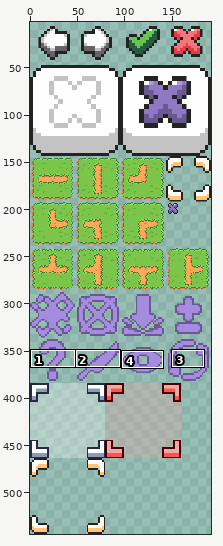
Two versions of one sprite sheet, assets/graphics/sprites/gui.png. The picture above shows the old version from afar; the outline marks the close-up.
Close-up. Before the commit:
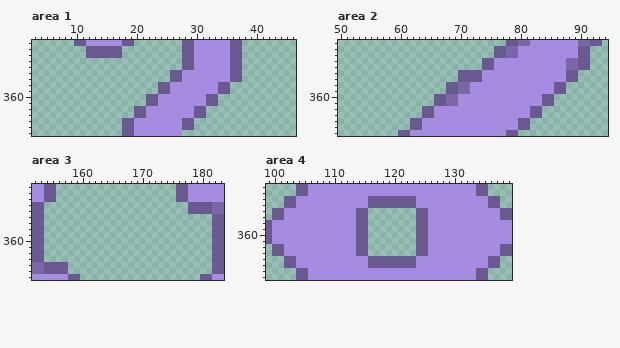
The file is 192x544 pixels. Colours within 5 levels of each other are drawn and written as one. Shown: area 1: x 3..46, y 351..366; area 2: x 50..94, y 351..366; area 3: x 152..183, y 351..366; area 4: x 99..139, y 352..367. The wide view leaves out empty margins. The commit also changed other parts of the picture, which this record leaves out.
After the commit:
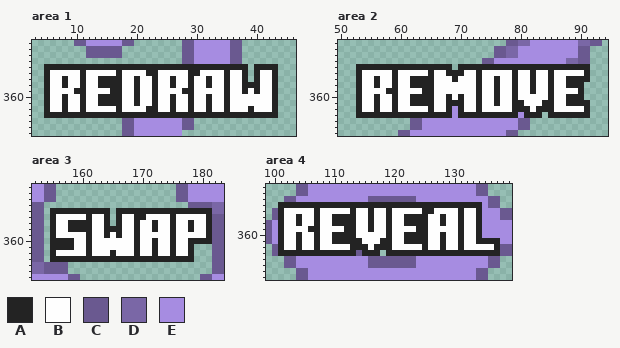
Palette (. is transparent): A #232323  B #fefefe  C #6a5990  D #7a67a6  E #a68ce1
What changed:
Changed rows in their new state; - is an unchanged pixel.
Area 1:
first column x 5:
355 AAAAAAAAAAAAAAAAAAAAAAAAAAAAAAAAAA-AAAA
356 ABBBBBABBBBBABBBBAABBBBBAABBBBABBA-ABBA
357 ABBABBABBAAAABBABBABBABBABBABBABBA-ABBA
358 ABBABBABBAAAABBABBABBABBABBABBABBAAABBA
359 ABBBBAABBBBAABBABBABBBBAABBBBBABBABABBA
360 ABBABBABBAAAABBABBABBABBABBABBABBBBBBBA
361 ABBABBABBAAAABBABBABBABBABBABBABBBBBBBA
362 ABBABBABBBBBABBBBAABBABBABBABBABBBABBBA
363 AAAAAAAAAAAAAAAAAAAAAAAAAAAAAAAAAAAAAAA
Area 2:
first column x 53:
355 AAAAAAAAAAAAAAAA-AAAAAAAAAAAAAAAAAAAAAA
356 ABBBBBABBBBBABBAAABBABBBBBABBABBABBBBBA
357 ABBABBABBAAAABBBABBBABBABBABBABBABBAAAA
358 ABBABBABBAAAABBBBBBBABBABBABBABBABBAAA-
359 ABBBBAABBBBAABBBBBBBABBABBABBABBABBBBA-
360 ABBABBABBAAAABBABABBABBABBABBBBBABBAAA-
361 ABBABBABBAAAABBAAABBABBABBAABBBAABBAAAA
362 ABBABBABBBBBABBA-ABBABBBBBAAABAAABBBBBA
363 AAAAAAAAAAAAAAAA-AAAAAAAAAA-AAA-AAAAAAA
Area 3:
first column x 155:
355 AAAAAAAAAA-AAAAAAAAAAAAAAAA
356 ABBBBBABBA-ABBAABBBBABBBBBA
357 ABBAAAABBA-ABBABBABBABBABBA
358 ABBAAAABBAAABBABBABBABBABBA
359 ABBBBBABBABABBABBBBBABBBBBA
360 AAAABBABBBBBBBABBABBABBAAAA
361 AAAABBABBBBBBBABBABBABBA---
362 ABBBBBABBBABBBABBABBABBA---
363 AAAAAAAAAAAAAAAAAAAAAAAA---
Area 4:
first column x 101:
355 AAAAAAAAAAAAAAAAAAAAAAAAAAAAAAAAAA---
356 ABBBBBABBBBBABBABBABBBBBAABBBBABBA---
357 ABBABBABBAAAABBABBABBAAAABBABBABBA---
358 ABBABBABBAAAABBABBABBAAAABBABBABBA---
359 ABBBBAABBBBAABBABBABBBBAABBBBBABBA---
360 ABBABBABBAAAABBBBBABBAAAABBABBABBA---
361 ABBABBABBAAAAABBBAABBAAAABBABBABBAAAA
362 ABBABBABBBBBAAABAAABBBBBABBABBABBBBBA
363 AAAAAAAAAAAAA-AAA-AAAAAAAAAAAAAAAAAAA
Boxes around the changes in both close-ups, in picture pixels (x1, y1, x2, y2):
changed: (44, 64, 278, 118)
changed: (356, 64, 590, 118)
changed: (50, 208, 212, 262)
changed: (278, 202, 500, 256)
